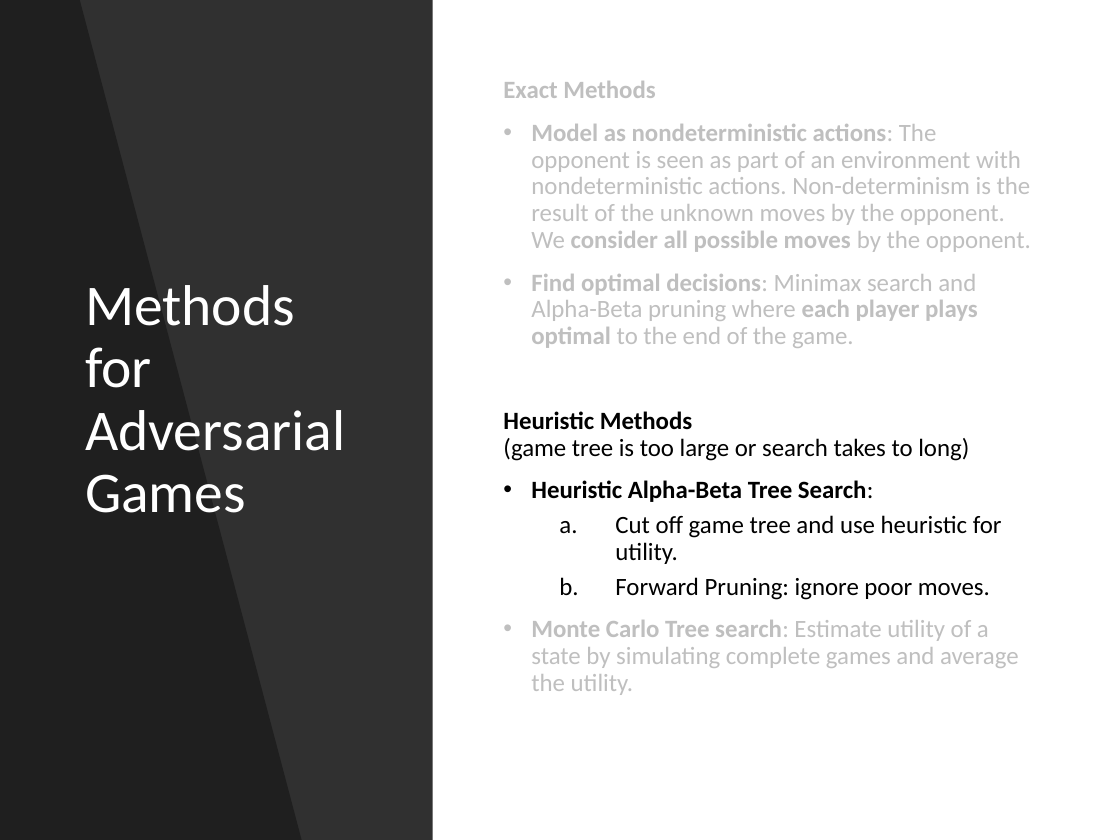
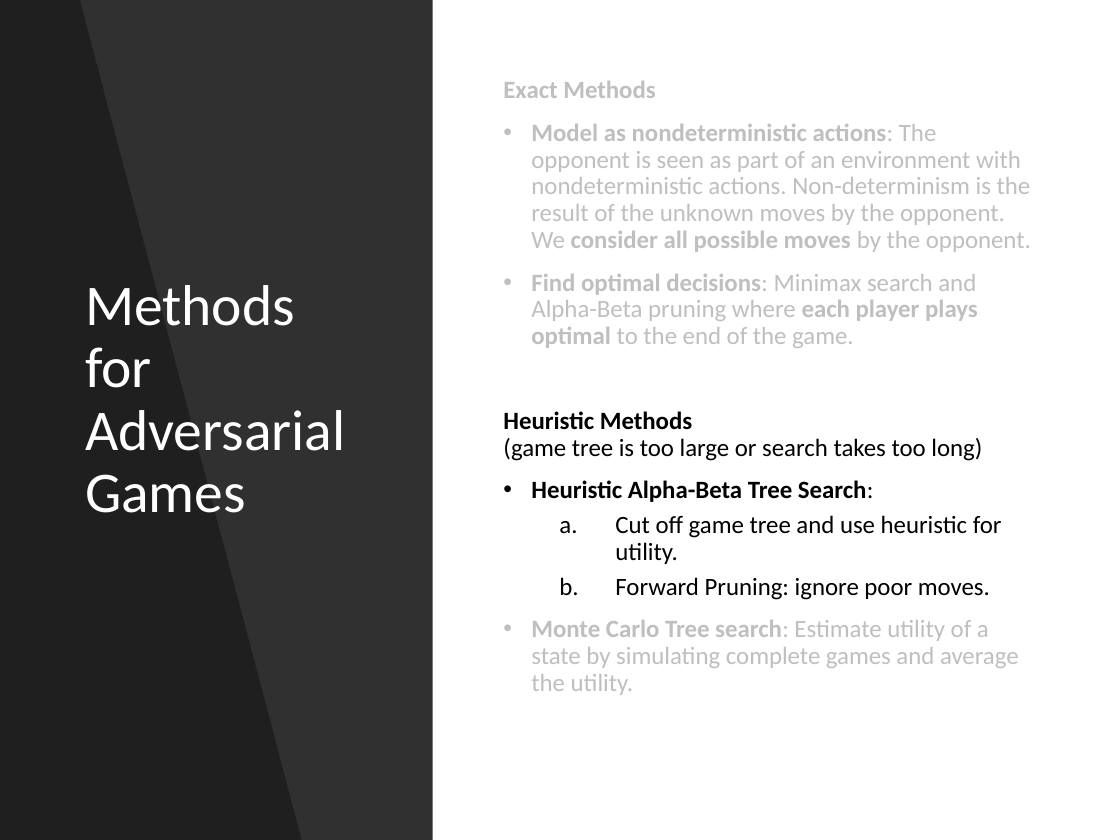
Before and after one commit to mhahsler/CS7320-AI, a slide deck: slide 24 of slides/05_games.pptx. Drawn at 1120x840 pixels with LibreOffice and Linux fonts; fonts in the diff are those of the drawing. Boxes give left, top, right and bottom in pixels: in the first picture for what was removed or moved away, otherwise in the second. Text is boxed around its words. In the diff, an @@ line names an element or a change of style, - is before the commit and + after.

```diff
--- a/slides/05_games.pptx
+++ b/slides/05_games.pptx
@@ text at (x1=503, y1=411, x2=982, y2=461): text changed @@
-Heuristic Methods
-(game tree is too large or search takes to long)
+Heuristic Methods
+(game tree is too large or search takes too long)
```
Also in this commit, not shown: 6 other slides changed, 2 slides added, 1 other file.
